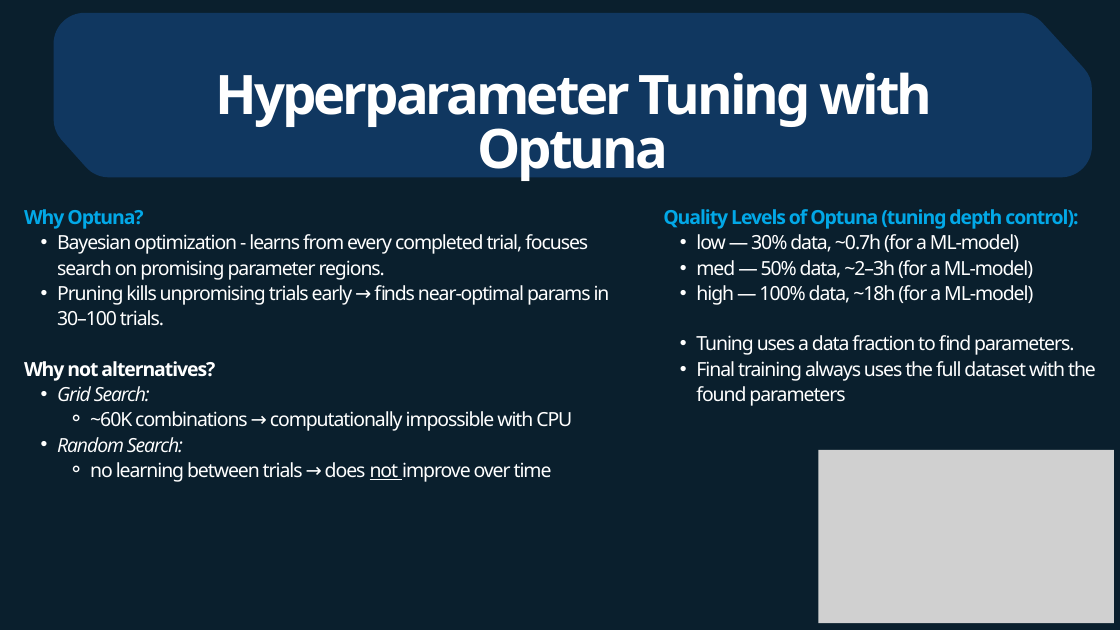
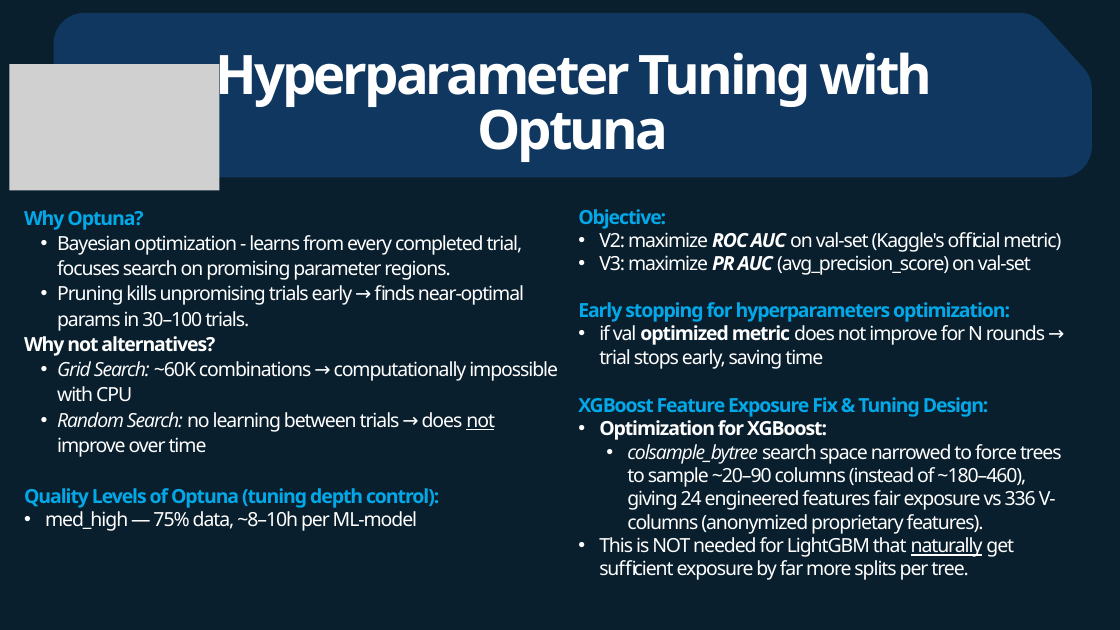
Before and after one commit to irishask/ML_Fraud_detection, a slide deck: slide 9 of IrenaSK- Fraud Detection -Final Project.pptx. Drawn at 1120x630 pixels with LibreOffice and Linux fonts; fonts in the diff are those of the drawing; grey boxes stand for pictures. Boxes give left, top, right and bottom in pixels: in the first picture for what was removed or moved away, otherwise in the second. Text is boxed around its words. In the diff, an @@ line names an element or a change of style, - is before the commit and + after.

```diff
--- a/IrenaSK- Fraud Detection -Final Project.pptx
+++ b/IrenaSK- Fraud Detection -Final Project.pptx
@@ text "Hyperparameter Tuning with Optuna": place and size @@
-text "Hyperparameter Tuning with Optuna" at (216, 72, 933, 182)
+text "Hyperparameter Tuning with Optuna" at (216, 52, 933, 162)
@@ picture: place and size @@
-picture at (818, 450, 1114, 623)
+picture at (10, 64, 220, 190)
@@ text added at (578, 209, 1062, 580), 25 pt, text #FFFFFF @@
+Objective:
+• V2: maximize ROC AUC on val-set (Kaggle's official metric)
+• V3: maximize PR AUC (avg_precision_score) on val-set
+Early stopping for hyperparameters optimization:
+• if val optimized metric does not improve for N rounds → trial stops early, saving time
+XGBoost Feature Exposure Fix & Tuning Design:
+• Optimization for XGBoost:
+  • colsample_bytree search space narrowed to force trees to sample ~20–90 columns (instead of ~180–460), giving 24 engineered features fair exposure vs 336 V-columns (anonymized proprietary features).
+• This is NOT needed for LightGBM that naturally get sufficient exposure by far more splits per tree.
@@ text removed at (663, 209, 1096, 406) @@
-Quality Levels of Optuna (tuning depth control):
-  • low — 30% data, ~0.7h (for a ML-model)
-  • med — 50% data, ~2–3h (for a ML-model)
-  • high — 100% data, ~18h (for a ML-model)
-  • Tuning uses a data fraction to find parameters.
-  • Final training always uses the full dataset with the found parameters
@@ text at (24, 361, 558, 531): text changed @@
-  • Grid Search:
-    ⚬ ~60K combinations → computationally impossible with CPU
-  • Random Search:
-    ⚬ no learning between trials → does not improve over time
+  • Grid Search: ~60K combinations → computationally impossible with CPU
+  • Random Search: no learning between trials → does not improve over time
+Quality Levels of Optuna (tuning depth control):
+• med_high — 75% data, ~8–10h per ML-model
```
Also in this commit, not shown: 8 other slides changed, 2 slides added, 2 slides removed.
